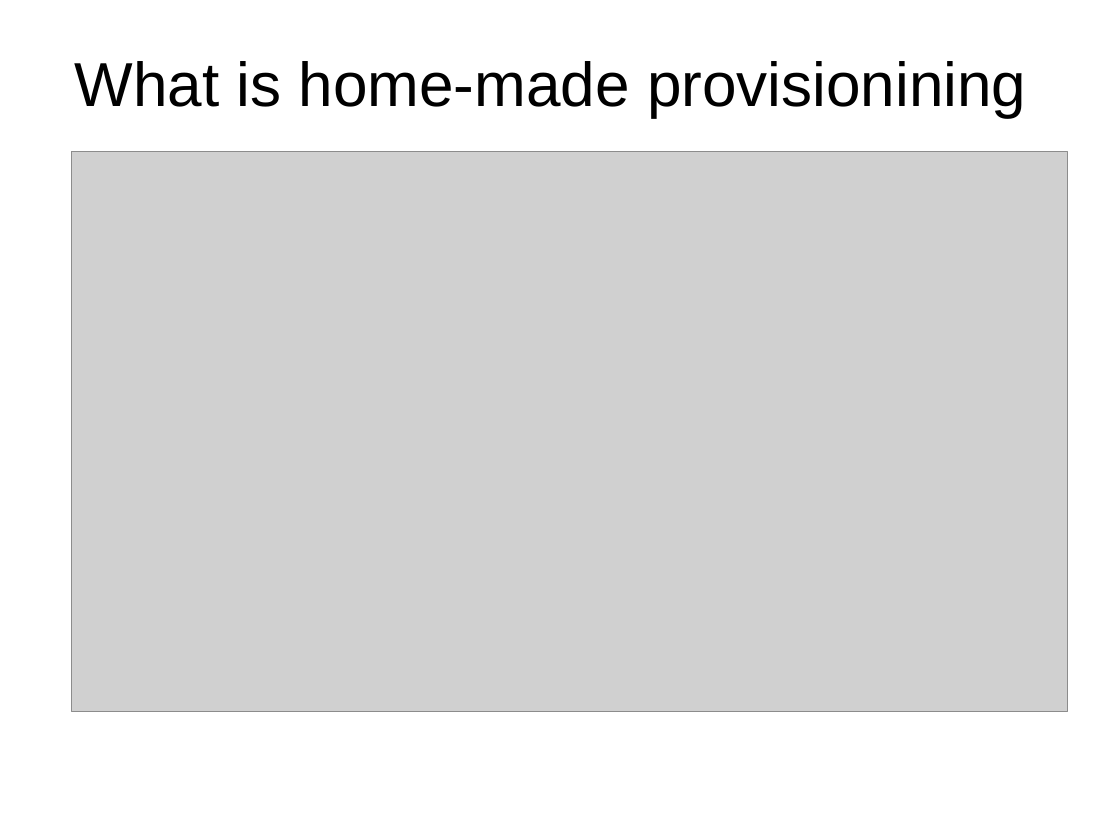
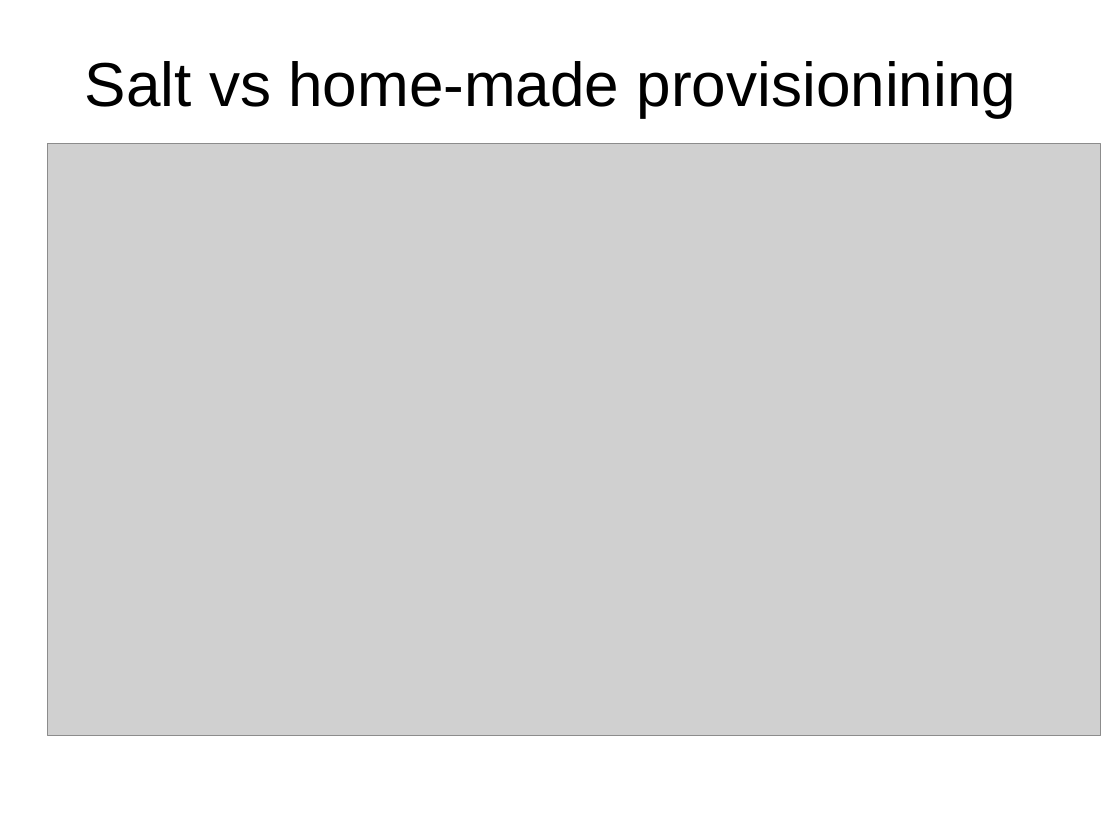
Before and after one commit to MalloZup/presentations, a slide deck: slide 5 of 2018/salt-ssh/salt-ssh.odp. Drawn at 1120x840 pixels with LibreOffice and Linux fonts; fonts in the diff are those of the drawing; grey boxes stand for pictures. Boxes give left, top, right and bottom in pixels: in the first picture for what was removed or moved away, otherwise in the second. Text is boxed around its words. In the diff, an @@ line names an element or a change of style, - is before the commit and + after.

```diff
--- a/2018/salt-ssh/salt-ssh.odp
+++ b/2018/salt-ssh/salt-ssh.odp
@@ title at bbox=[85, 61, 1016, 118]: text changed @@
-What is home-made provisionining
+Salt vs home-made provisionining
@@ picture: place and size @@
-picture at bbox=[72, 152, 1068, 712]
+picture at bbox=[48, 144, 1101, 737]
```
Also in this commit, not shown: 5 other slides changed, 7 slides added, 5 slides removed.
